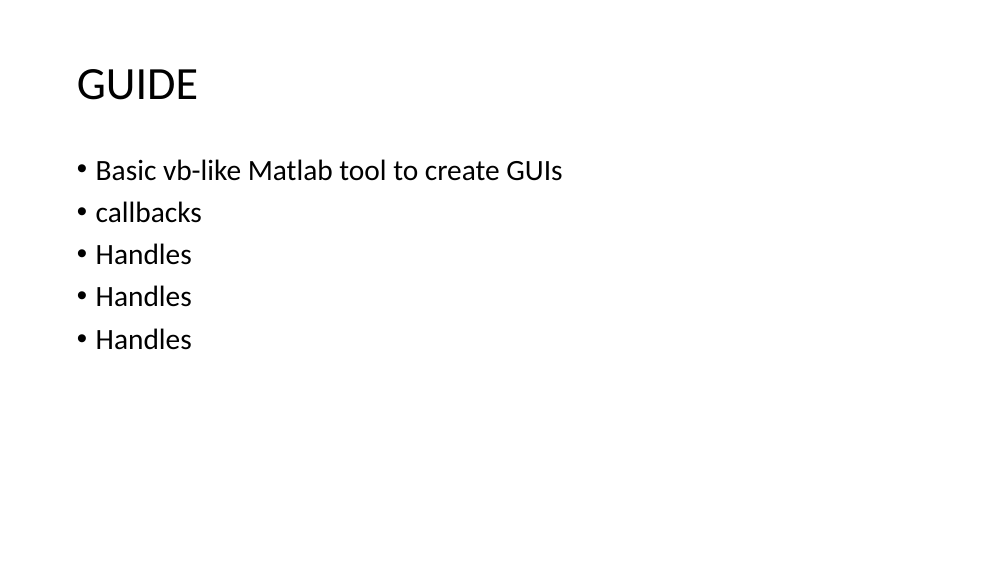
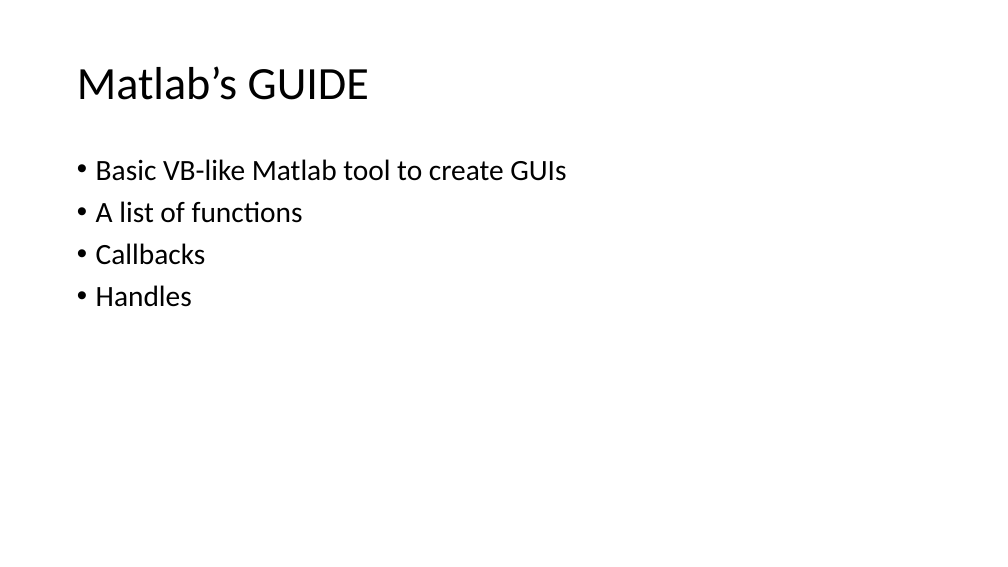
Before and after one commit to zhaENS/Project, a slide deck: slide 5 of Documents/lab Meetings/23-06-15/MatlabGUI.pptx (slide 4 before the commit). Drawn at 1008x567 pixels with LibreOffice and Linux fonts; fonts in the diff are those of the drawing. Boxes give left, top, right and bottom in pixels: in the first picture for what was removed or moved away, otherwise in the second. Text is boxed around its words. In the diff, an @@ line names an element or a change of style, - is before the commit and + after.

```diff
--- a/Documents/lab Meetings/23-06-15/MatlabGUI.pptx
+++ b/Documents/lab Meetings/23-06-15/MatlabGUI.pptx
@@ title at [77, 66, 369, 100]: text changed @@
-GUIDE
+Matlab’s GUIDE
@@ text at [96, 159, 566, 265]: text changed @@
-• Basic vb-like Matlab tool to create GUIs
-• callbacks
+• Basic VB-like Matlab tool to create GUIs
+• A list of functions
+• Callbacks
@@ text at [96, 285, 192, 350]: paragraphs removed @@
-• Handles
-• Handles
```
Also in this commit, not shown: 5 other slides changed, 2 slides added, 1 other file.
